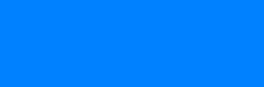
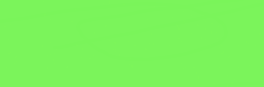
Revision of a layered 264x87 image; what changed, layer by layer:
painted on "Rectangle 1" over [0, 0, 264, 87]
added layer "Background" over [0, 0, 264, 87]
